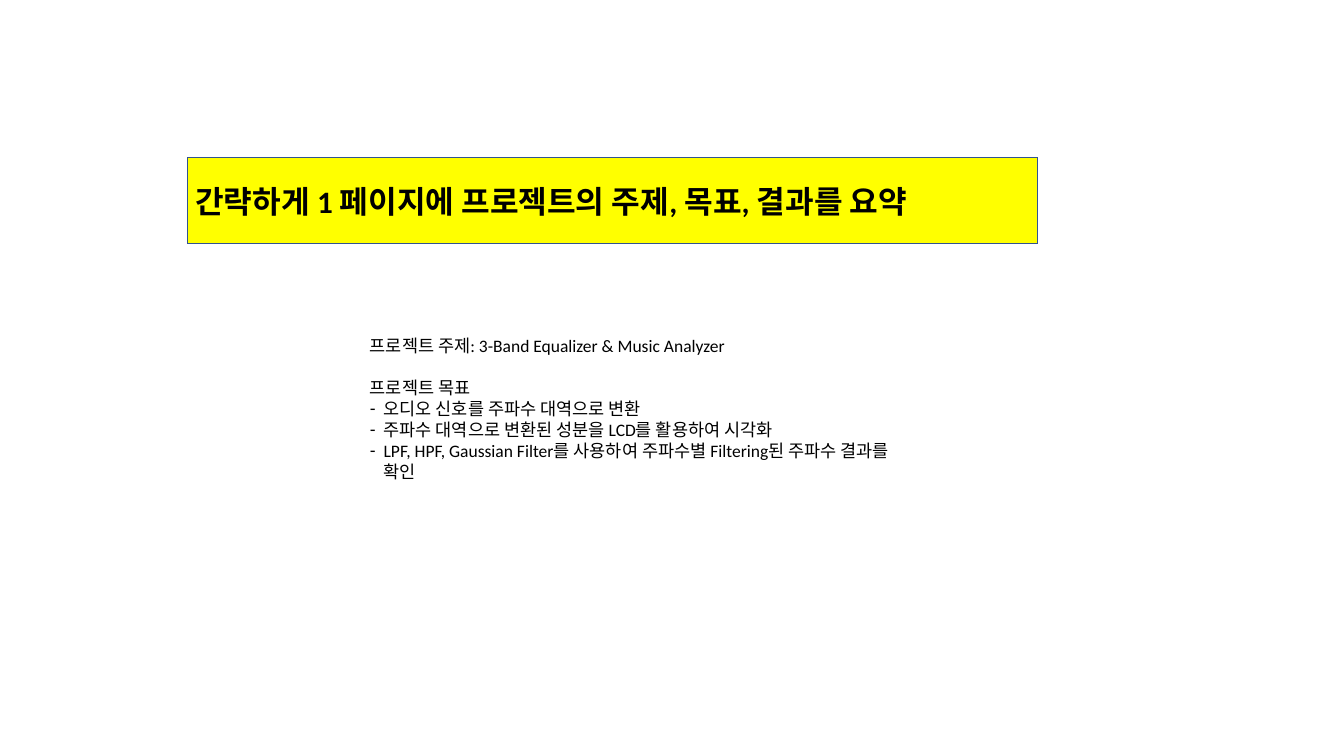
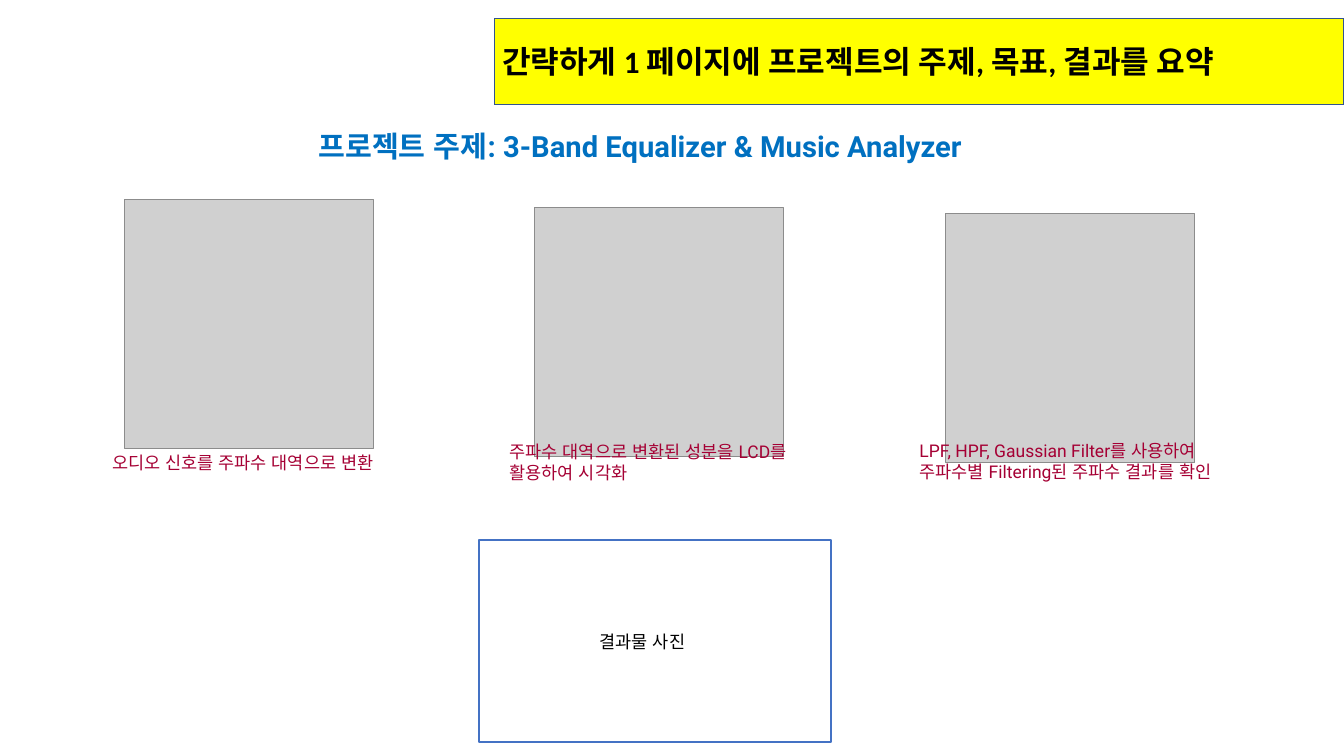
Before and after one commit to DawoonJang/custom_rtos_stm32f103, a slide deck: slide 3 of report/LG_부트캠프_08기_C반_결과보고서(1팀).pptx. Drawn at 1344x756 pixels with LibreOffice and Linux fonts; fonts in the diff are those of the drawing; grey boxes stand for pictures; background and template pictures are left out. Boxes give left, top, right and bottom in pixels: in the first picture for what was removed or moved away, otherwise in the second. Text is boxed around its words. In the diff, an @@ line names an element or a change of style, - is before the commit and + after.

```diff
--- a/report/LG_부트캠프_08기_C반_결과보고서(1팀).pptx
+++ b/report/LG_부트캠프_08기_C반_결과보고서(1팀).pptx
@@ rectangle moved from (x1=188, y1=158, x2=1037, y2=244) to (x1=494, y1=18, x2=1344, y2=104) @@
@@ text "간략하게 1 페이지에 프로젝트의 주제, ..." moved from (x1=195, y1=187, x2=907, y2=217) to (x1=502, y1=47, x2=1214, y2=77) @@
@@ text added at (x1=318, y1=132, x2=961, y2=164), 30 pt, text #0070C0, bold @@
+프로젝트 주제: 3-Band Equalizer & Music Analyzer
@@ text removed at (x1=370, y1=337, x2=889, y2=480) @@
-프로젝트 주제: 3-Band Equalizer & Music Analyzer
-프로젝트 목표
-– 오디오 신호를 주파수 대역으로 변환
-– 주파수 대역으로 변환된 성분을 LCD를 활용하여 시각화
-– LPF, HPF, Gaussian Filter를 사용하여 주파수별 Filtering된 주파수 결과를 확인
@@ group added at (x1=112, y1=199, x2=1211, y2=482): 3 pictures, 3 texts @@
+오디오 신호를 주파수 대역으로 변환
+LPF, HPF, Gaussian Filter를 사용하여
+주파수별 Filtering된 주파수 결과를 확인
+주파수 대역으로 변환된 성분을 LCD를 활용하여 시각화
@@ rectangle added at (x1=479, y1=540, x2=831, y2=742), fill #FFFFFF, outline #4472C4 2 pt @@
@@ text added at (x1=600, y1=633, x2=685, y2=650), 18 pt, text #000000 @@
+결과물 사진
```
Also in this commit, not shown: 4 other slides changed, 5 slides added.
